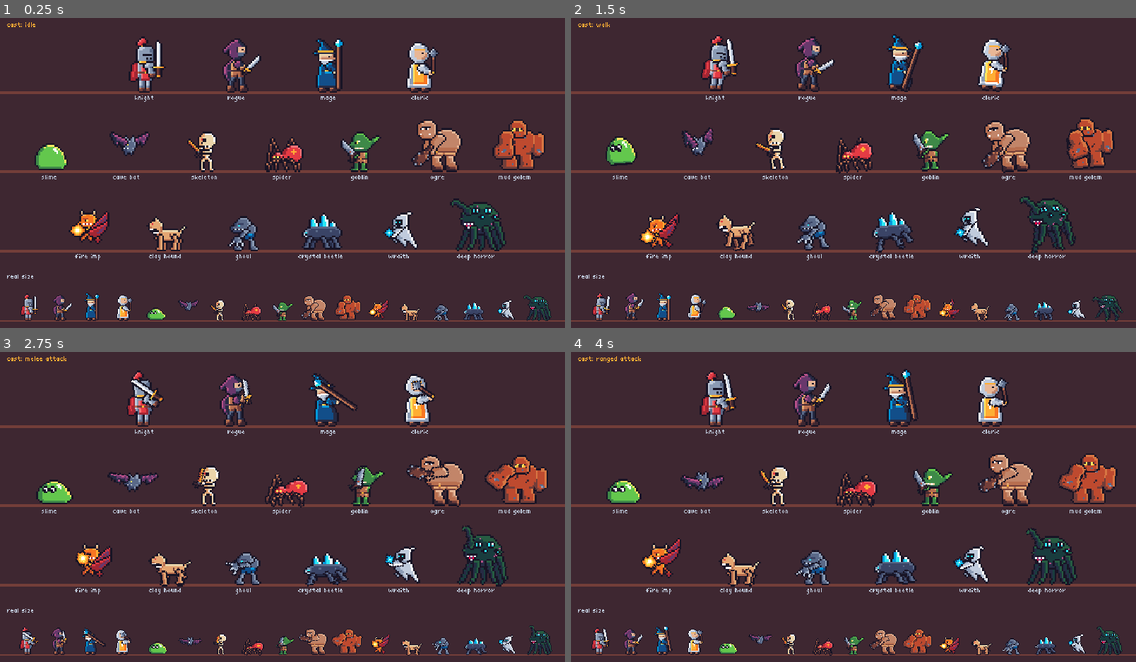
Above: before the commit, frames 1-4 (two rows, left to right).
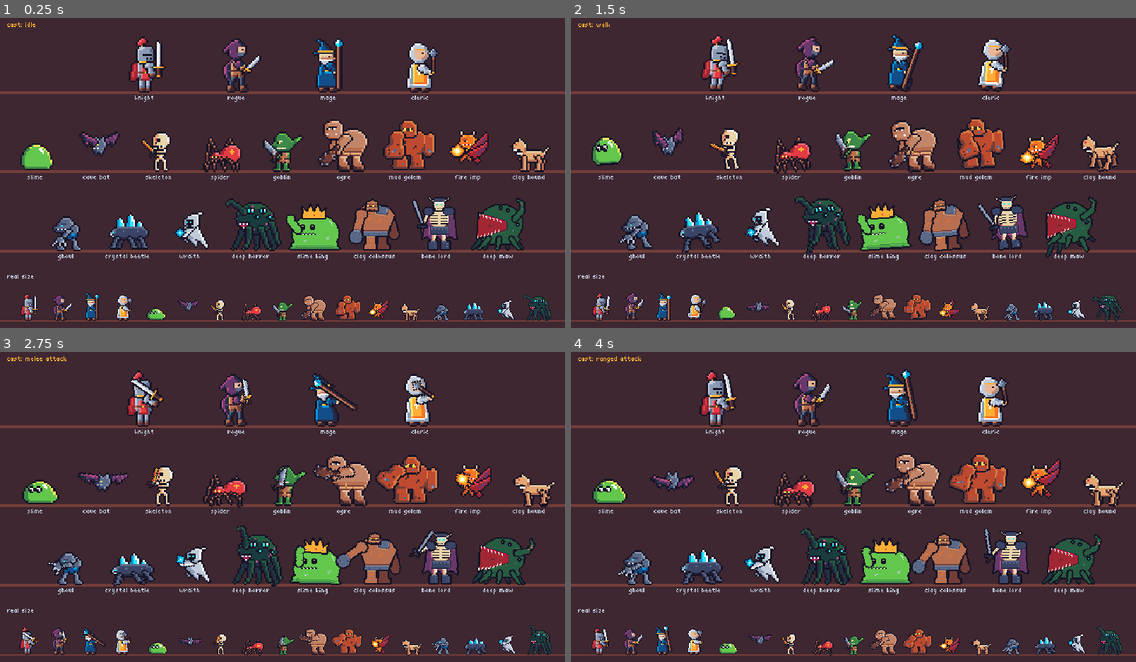
Above: after the commit, the same moments.

Repository: zakpruitt/colony
Game: Godot game, scene res://game/entities/character_demo.tscn
Two runs of this game, one before a commit and one after it. Both use one fixed random seed, a clock stepped at 60 frames per second and the inputs below. This scene is started directly instead of the project's main scene.
Inputs (mouse positions are in pixels of both pictures, inside the frame that each line leads up to):
- Up to frame 1 (0.25 s): no input
- Up to frame 2 (1.5 s): tap Enter at 0.5 s; move the mouse to (977, 160) at 0.52 s; hold Shift 0.53-1.25 s; click (977, 160) at 0.67 s; tap Space at 0.77 s; drag from (740, 191) to (825, 238) at 1.27 s
- Up to frame 3 (2.75 s): move the mouse to (339, 438) at 2.02 s; tap Ctrl at 2.1 s
- Up to frame 4 (4 s): drag from (825, 572) to (684, 463) at 2.77 s; move the mouse to (1023, 556) at 3.52 s; hold A from 3.53 s (still down); tap Alt at 3.6 s; tap Space at 3.77 s

The runs differ from the first frame. In frame 1, 16% of the frame differs, in the area x 3-98%, y 32-79%; in frame 2, 16%; in frame 3, 16%; in frame 4, 16%.

Commit message:
feat(game): draw the four guardians and show them in the cast demo
Each guardian gets a 64x64 boss sheet built from parts the character
sprite animates, and the cast demo stands them at real size at the end
of the monster rows.

Diff:
--- /dev/null
+++ b/assets/sprites/monsters/bone_lord.json
@@ -0,0 +1 @@
+{"category": "boss", "width": 64, "height": 64, "pivot": [32, 63], "parts": ["body", "head", "arm", "weapon"], "part_pivots": {"head": [30, 18], "arm": [42, 21], "weapon": [49, 36]}}
--- /dev/null
+++ b/assets/sprites/monsters/clay_colossus.json
@@ -0,0 +1 @@
+{"category": "boss", "width": 64, "height": 64, "pivot": [32, 63], "parts": ["legs_back", "body", "head", "arm"], "part_pivots": {"legs_back": [24, 44], "head": [36, 18], "arm": [48, 20]}}
--- /dev/null
+++ b/assets/sprites/monsters/deep_maw.json
@@ -0,0 +1 @@
+{"category": "boss", "width": 64, "height": 64, "pivot": [32, 63], "parts": ["legs_back", "body", "eyes", "legs", "arm"], "part_pivots": {"legs_back": [30, 52], "legs": [30, 52], "arm": [14, 28]}}
--- /dev/null
+++ b/assets/sprites/monsters/slime_king.json
@@ -0,0 +1 @@
+{"category": "boss", "width": 64, "height": 64, "pivot": [32, 63], "parts": ["body", "eyes", "head", "arm"], "part_pivots": {"head": [32, 26], "arm": [50, 40]}}
--- a/game/entities/character_demo.gd
+++ b/game/entities/character_demo.gd
@@ -1,9 +1,10 @@
 class_name CharacterDemo
 extends Node2D
-## Shows the whole cast (the four heroes of spec 007 and every monster, spec 013's included)
-## cycling together through idle, walk, melee attack, ranged attack, hit and death, then
-## reappearing: heroes facing right, monsters facing left, at 2x with their names, and once more
-## below at their real size.
+## Shows the whole cast (the four heroes of spec 007, every monster, spec 013's included, and
+## spec 020's guardians) cycling together through idle, walk, melee attack, ranged attack, hit and
+## death, then reappearing: heroes facing right, monsters facing left, at 2x with their names, and
+## once more below at their real size. The guardians stand at the end of the monster rows at
+## their real size, which is already as big as a large monster at 2x.
 ## Run: python tools/dev.py shot --scene=res://game/entities/character_demo.tscn --name=cast
 ##      --seconds=0.7 --count=10
 ## The cycle is timed so those ten shots catch a wind-up, its strike, and the white flash of a hit.
@@ -26,8 +27,10 @@
 	&"wraith",
 	&"deep_horror",
 ]
+## The guardians of spec 020, by the depth they guard. Shown at real size only.
+const GUARDIANS: Array[StringName] = [&"slime_king", &"clay_colossus", &"bone_lord", &"deep_maw"]
 ## How many zoomed monsters stand on each row.
-const MONSTERS_PER_ROW: int = 7
+const MONSTERS_PER_ROW: int = 9
 ## Seconds for one whole cycle of the animations.
 const CYCLE_SECONDS: float = 7.0
 ## Seconds into the cycle at which each animation starts.
@@ -49,7 +52,7 @@
 const MONSTER_FLOORS: Array[float] = [174.0, 264.0]
 const REAL_SIZE_FLOOR: float = 344.0
 const HERO_SPACING: float = 104.0
-const MONSTER_SPACING: float = 88.0
+const MONSTER_SPACING: float = 70.0
 const REAL_SIZE_SPACING: float = 36.0
 const FONT_SIZE: int = 8
 const SCREEN: Vector2 = Vector2(640, 360)
@@ -144,9 +147,11 @@
 		var id: StringName = ids[index]
 		var hero: bool = index < HEROES.size()
 		var zoomed: CharacterSprite = _make(id, hero)
-		zoomed.scale = Vector2(ZOOM, ZOOM)
 		zoomed.position = _zoomed_spot(index)
 		_cast.append(zoomed)
+		if GUARDIANS.has(id):
+			continue
+		zoomed.scale = Vector2(ZOOM, ZOOM)
 		var real: CharacterSprite = _make(id, hero)
 		real.position = Vector2(_real_size_left() + index * REAL_SIZE_SPACING, REAL_SIZE_FLOOR)
 		_real_size.append(real)
@@ -172,11 +177,12 @@
 	_label("real size", Vector2(8, REAL_SIZE_FLOOR - 52))
 
 
-## The heroes, then the monsters.
+## The heroes, then the monsters, then the guardians.
 func _cast_ids() -> Array[StringName]:
 	var ids: Array[StringName] = []
 	ids.append_array(HEROES)
 	ids.append_array(MONSTERS)
+	ids.append_array(GUARDIANS)
 	return ids
 
 
@@ -189,7 +195,9 @@
 	var monster: int = index - HEROES.size()
 	var row: int = monster / MONSTERS_PER_ROW
 	var column: int = monster % MONSTERS_PER_ROW
-	var in_row: int = mini(MONSTERS_PER_ROW, MONSTERS.size() - row * MONSTERS_PER_ROW)
+	var in_row: int = mini(
+		MONSTERS_PER_ROW, MONSTERS.size() + GUARDIANS.size() - row * MONSTERS_PER_ROW
+	)
 	var monsters_left: float = (SCREEN.x - (in_row - 1) * MONSTER_SPACING) / 2.0
 	return Vector2(roundf(monsters_left + column * MONSTER_SPACING), MONSTER_FLOORS[row])
 
Binary file added: assets/sprites/monsters/bone_lord.png
Not shown, added: assets/sprites/monsters/bone_lord.png.import
Binary file added: assets/sprites/monsters/clay_colossus.png
Not shown, added: assets/sprites/monsters/clay_colossus.png.import
Binary file added: assets/sprites/monsters/deep_maw.png
Not shown, added: assets/sprites/monsters/deep_maw.png.import
Binary file added: assets/sprites/monsters/slime_king.png
Not shown, added: assets/sprites/monsters/slime_king.png.import
Not shown, added: assets/sprites/monsters/bone_lord.px
Not shown, added: assets/sprites/monsters/clay_colossus.px
Not shown, added: assets/sprites/monsters/deep_maw.px
Not shown, added: assets/sprites/monsters/slime_king.px
